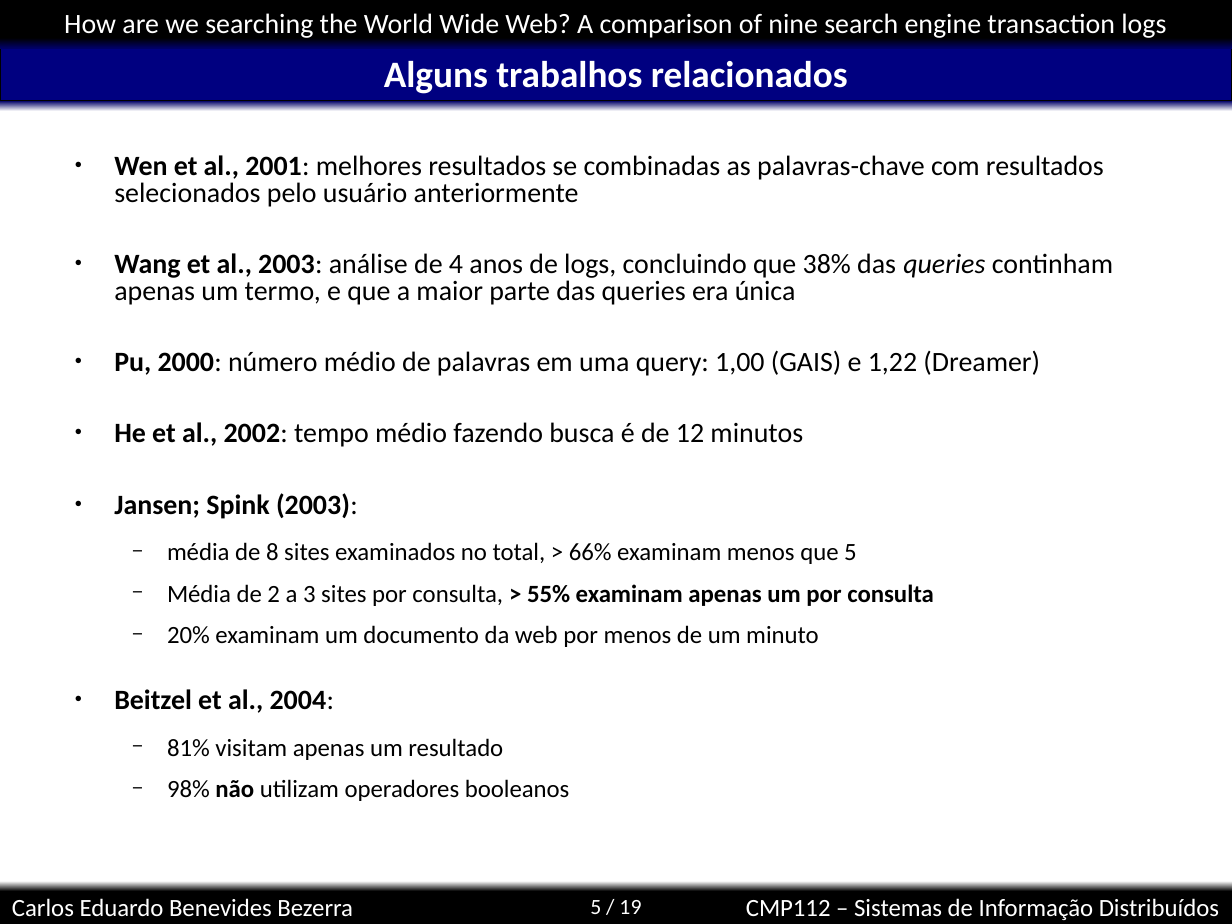
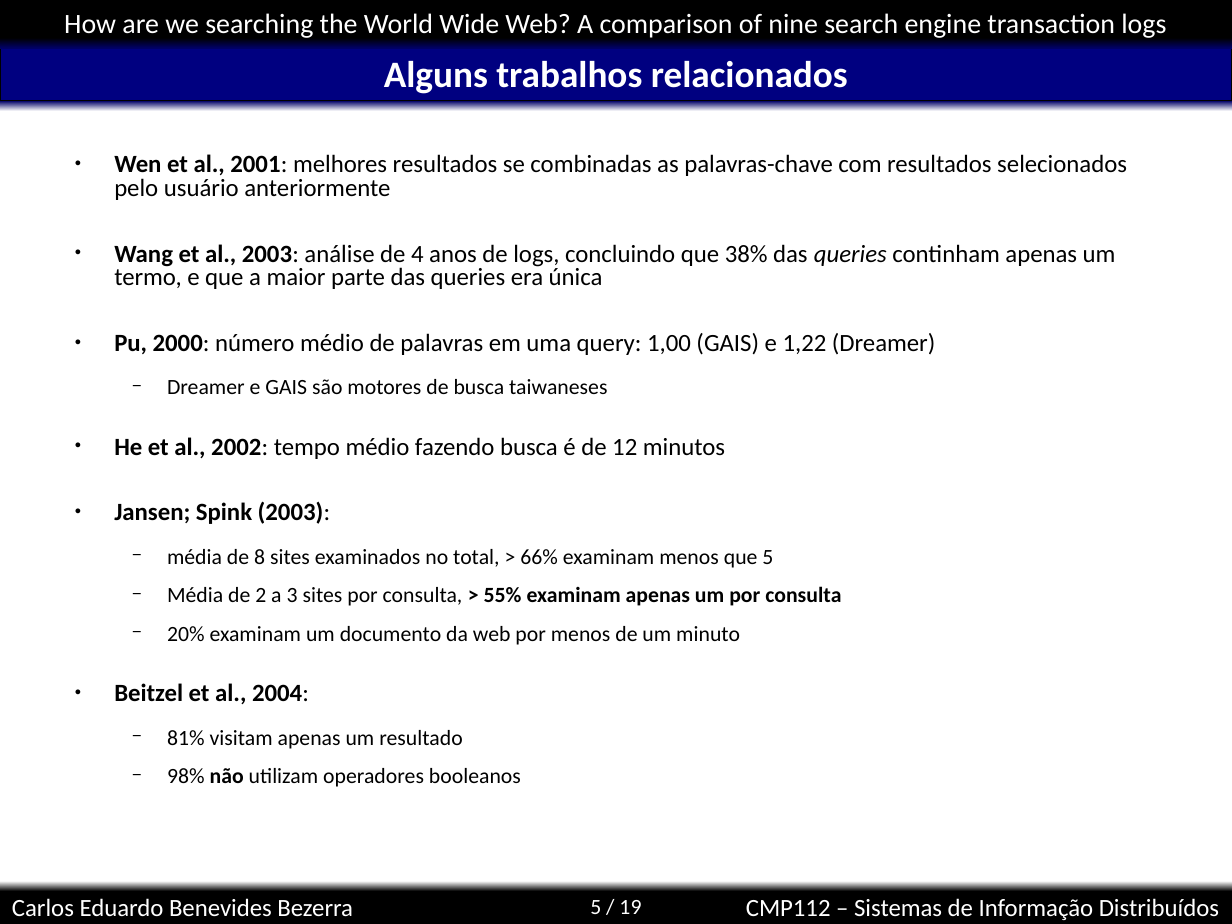
Before and after one commit to kdubezerra/kdubezerra, a slide deck: slide 5 of disciplinas/cmp112/artigohow.ppt. Drawn at 1232x924 pixels with LibreOffice and Linux fonts; fonts in the diff are those of the drawing; background and template pictures are left out. Boxes give left, top, right and bottom in pixels: in the first picture for what was removed or moved away, otherwise in the second. Text is boxed around its words. In the diff, an @@ line names an element or a change of style, - is before the commit and + after.

```diff
--- a/disciplinas/cmp112/artigohow.ppt
+++ b/disciplinas/cmp112/artigohow.ppt
@@ text at (x1=114, y1=154, x2=1127, y2=787): size 18 to 16 pt in "Wen et al., 2001: melhores resultados se ...", "Wang et al., 2003: análise de 4 ...", "Pu, 2000: número médio de palavras em ...", "He et al., 2002: tempo médio fazendo ..." and 2 more places; size 16 to 14 pt in "média de 8 sites examinados no total, ...", "Média de 2 a 3 sites por ...", "20% examinam um documento da web por ...", "81% visitam apenas um resultado" and 1 more places @@
@@ text at (x1=167, y1=379, x2=607, y2=394): paragraph added @@
+  − Dreamer e GAIS são motores de busca taiwaneses
```
Also in this commit, not shown: 2 other slides changed.
